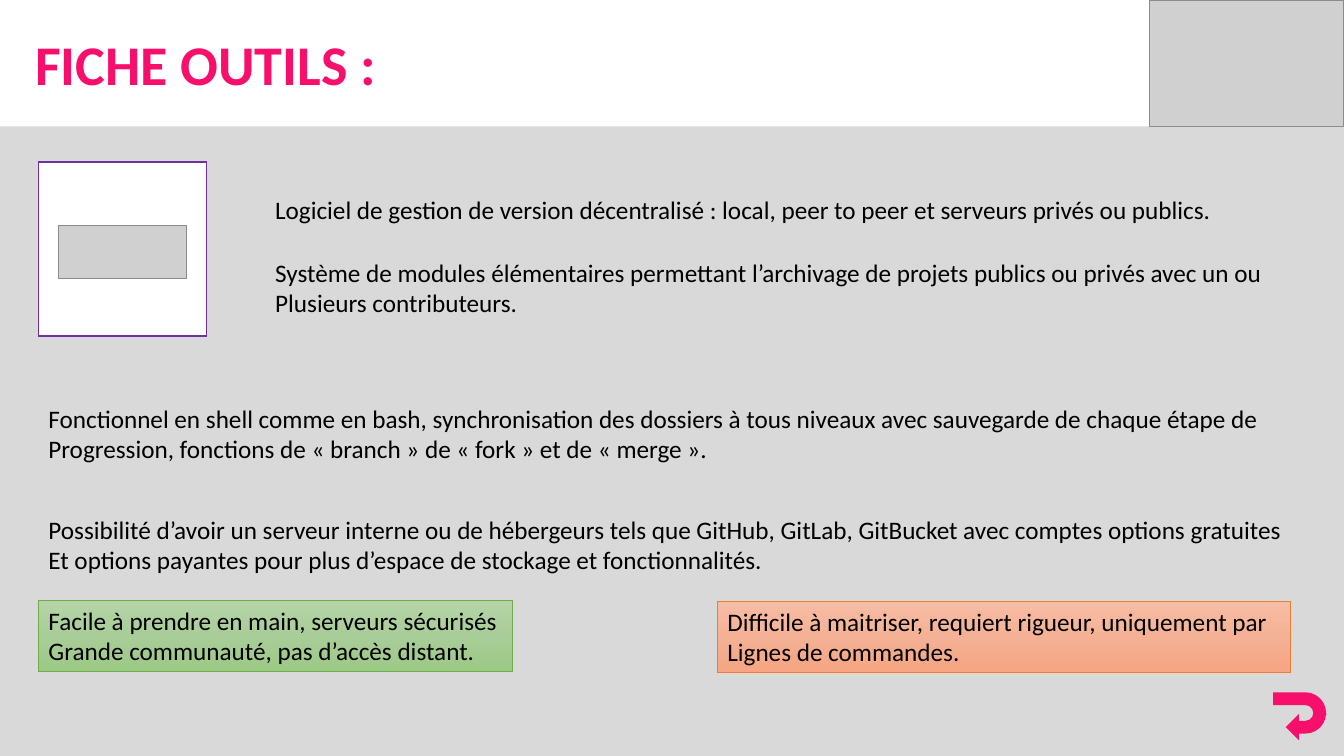
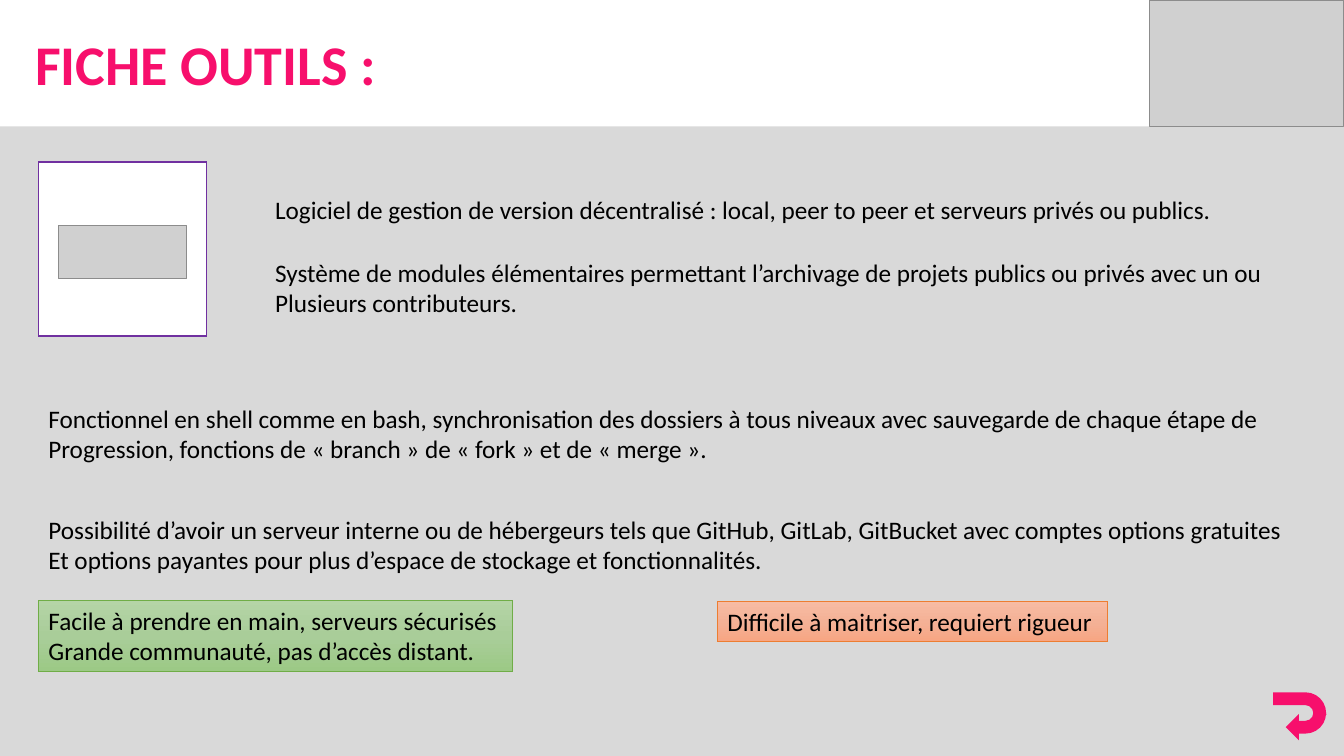
Before and after one commit to AITcorporation/Presentation-DevOps, a slide deck: slide 25 of Presentation.pptx (slide 24 before the commit). Drawn at 1344x756 pixels with LibreOffice and Linux fonts; fonts in the diff are those of the drawing; grey boxes stand for pictures. Boxes give left, top, right and bottom in pixels: in the first picture for what was removed or moved away, otherwise in the second. Text is boxed around its words. In the diff, an @@ line names an element or a change of style, - is before the commit and + after.

```diff
--- a/Presentation.pptx
+++ b/Presentation.pptx
@@ rectangle "Difficile à maitriser, requiert rigueur": place and size @@
-rectangle "Difficile à maitriser, requiert rigueur" at <box>718,601,1291,673</box>
+rectangle "Difficile à maitriser, requiert rigueur" at <box>718,601,1108,641</box>
@@ text in rectangle at <box>727,613,1092,636</box>: text changed @@
-Difficile à maitriser, requiert rigueur, uniquement par
-Lignes de commandes.
+Difficile à maitriser, requiert rigueur
```
Also in this commit, not shown: 17 other slides changed, 1 slide added.
